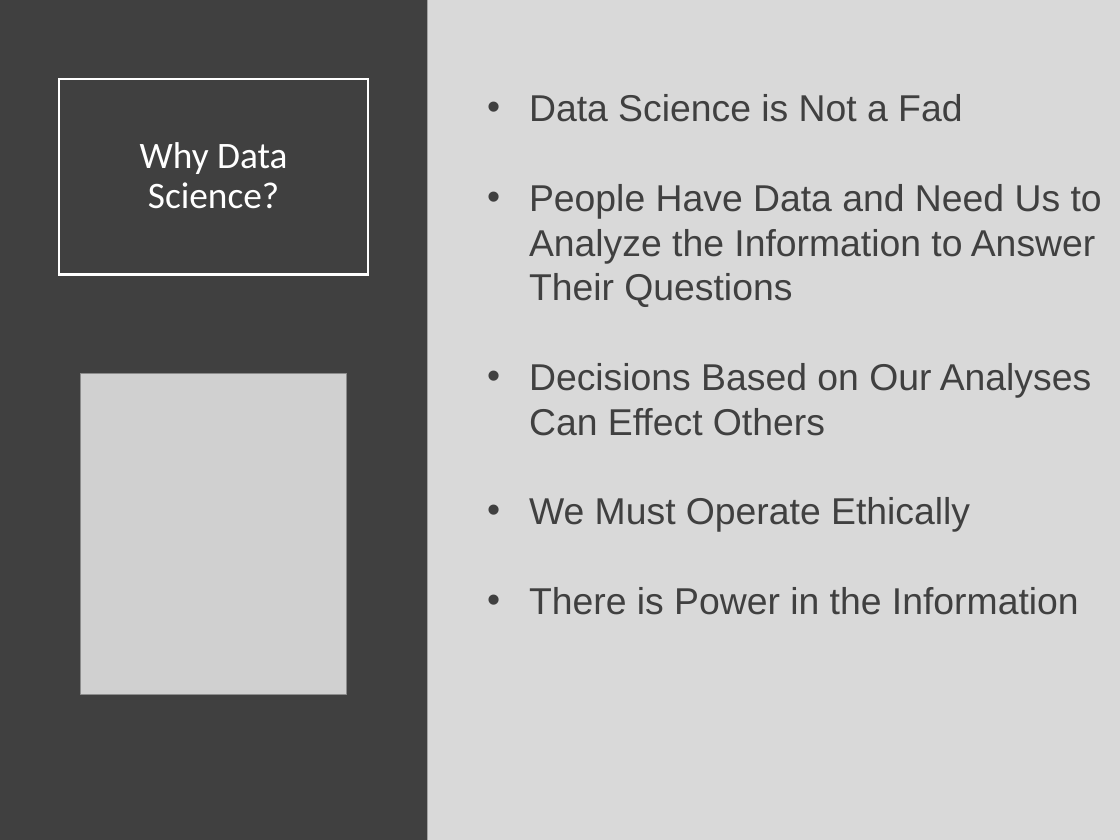
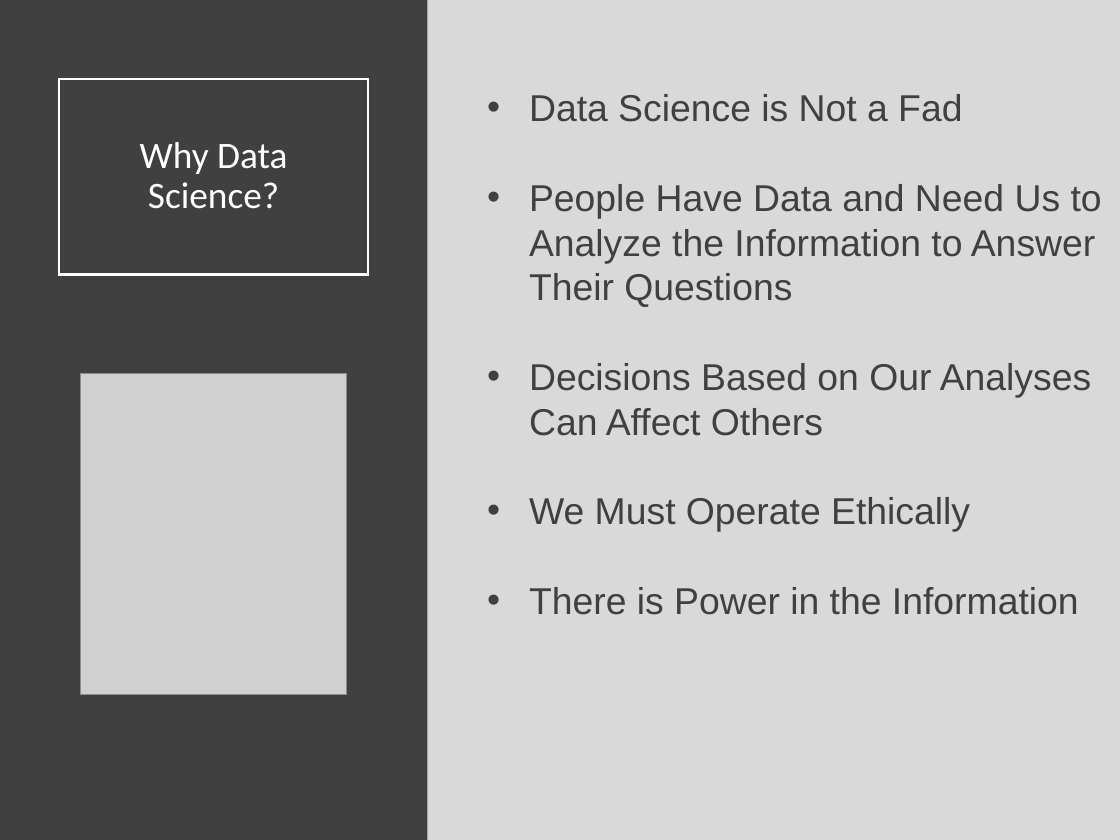
Before and after one commit to SuperMarioGiacomazzo/STOR320_WEBSITE, a slide deck: slide 4 of Lecture/Data Ethics/Data_Ethics_Lecture.pptx. Drawn at 1120x840 pixels with LibreOffice and Linux fonts; fonts in the diff are those of the drawing; grey boxes stand for pictures. Boxes give left, top, right and bottom in pixels: in the first picture for what was removed or moved away, otherwise in the second. Text is boxed around its words. In the diff, an @@ line names an element or a change of style, - is before the commit and + after.

```diff
--- a/Lecture/Data Ethics/Data_Ethics_Lecture.pptx
+++ b/Lecture/Data Ethics/Data_Ethics_Lecture.pptx
@@ text at (529,363,1091,436): text changed @@
-• Decisions Based on Our Analyses Can Effect Others
+• Decisions Based on Our Analyses Can Affect Others
```
Also in this commit, not shown: 4 other files.
